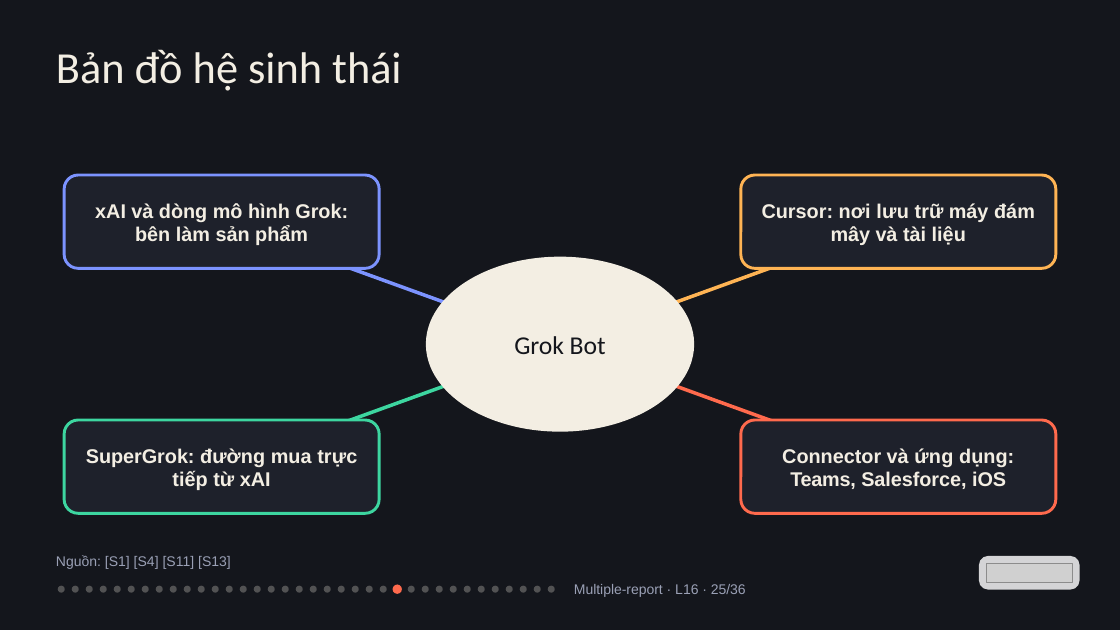
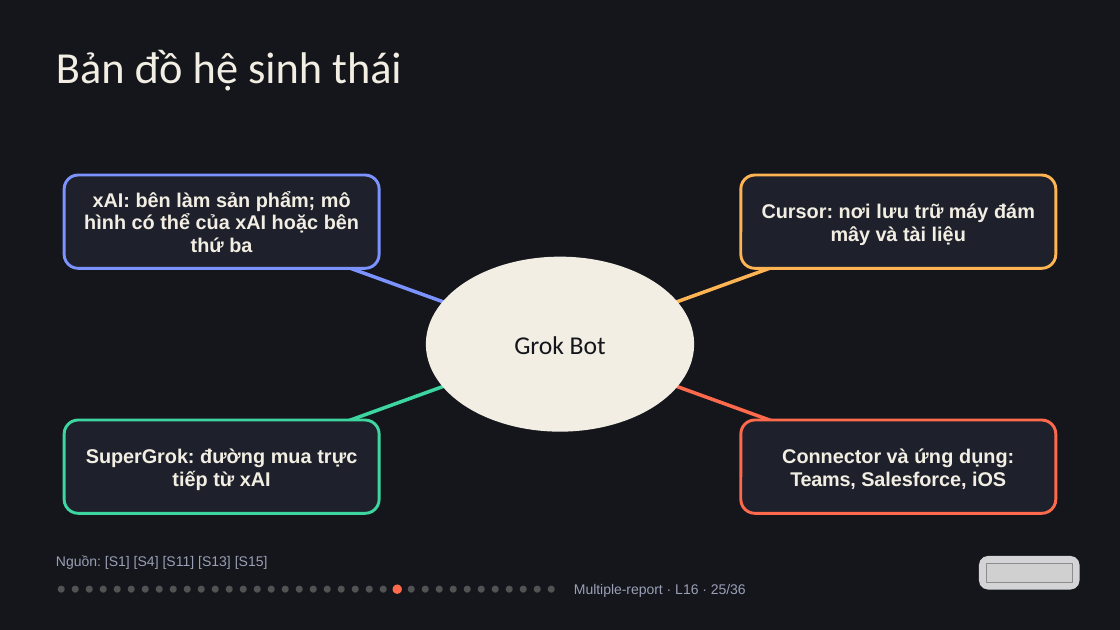
Before and after one commit to vohoailinh90/Multiple-report, a slide deck: slide 25 of lessons/L16/L16.pptx. Drawn at 1120x630 pixels with LibreOffice and Linux fonts; fonts in the diff are those of the drawing; grey boxes stand for pictures. Boxes give left, top, right and bottom in pixels: in the first picture for what was removed or moved away, otherwise in the second. Text is boxed around its words. In the diff, an @@ line names an element or a change of style, - is before the commit and + after.

```diff
--- a/lessons/L16/L16.pptx
+++ b/lessons/L16/L16.pptx
@@ text at [84, 191, 359, 252]: text changed @@
-xAI và dòng mô hình Grok: bên làm sản phẩm
+xAI: bên làm sản phẩm; mô hình có thể của xAI hoặc bên thứ ba
@@ text at [56, 555, 268, 569]: text changed @@
-Nguồn: [S1] [S4] [S11] [S13]
+Nguồn: [S1] [S4] [S11] [S13] [S15]
```
Also in this commit, not shown: 16 other slides changed, 1 other file.
